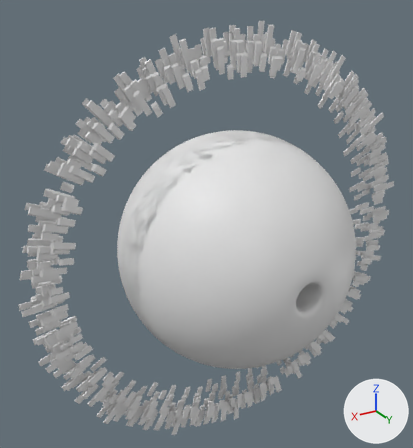
The Blender file RequiemProject/Assets/Resources/Prototyping/GenericModels/Planet2.blend, before and after one commit.
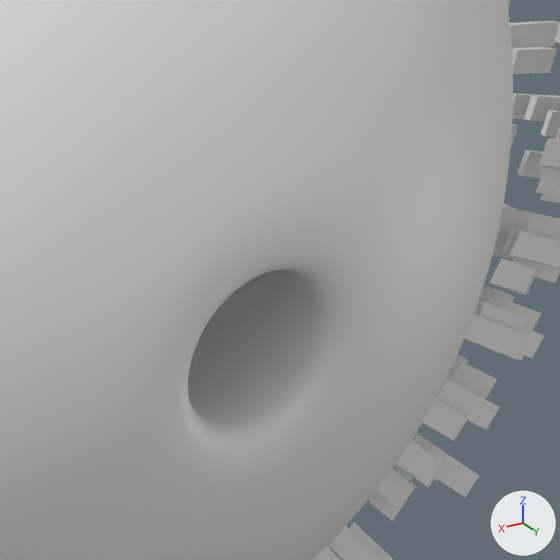
Old and new are each drawn whole from a camera (50 mm lens) standing at (249.0, 368.0, 213.0) and looking at (17.0, -20.0, 19.0) and again close up on the part from 63% to 88% of the width and 52% to 75% of the height. Every picture has the same lights, and +X, +Y and +Z are marked at lower right.

Objects in the first close-up: 'Planet'.
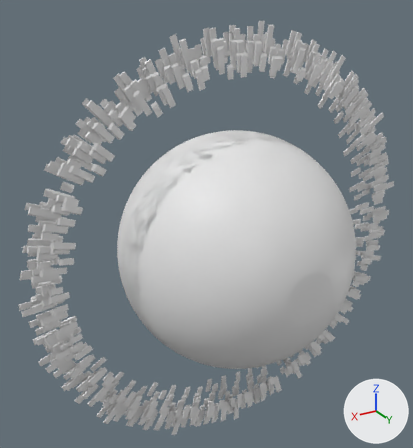
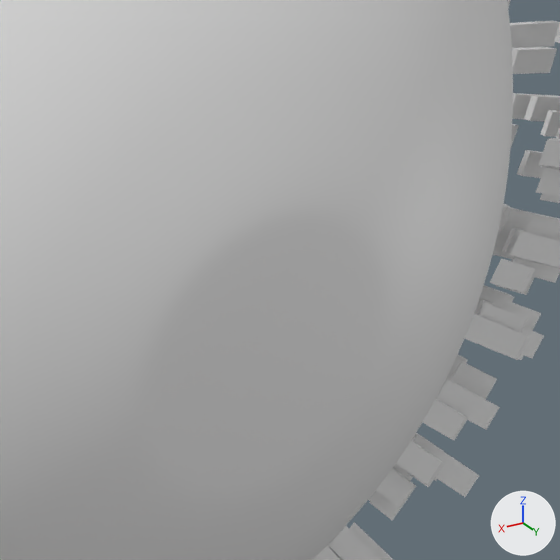
The newer file is also rescaled (x0.964) as a whole; pictures and numbers use the older file's frame.

Changed parts and their boxes [x1, y1, x2, y2] in the close-ups (560 x 560 px):
part 1 of me_planet, deleted
    before: [150, 223, 377, 488]

Diff of the bpy script that builds the scene:
```diff
--- a/RequiemProject/Assets/Resources/Prototyping/GenericModels/Planet2.blend.py
+++ b/RequiemProject/Assets/Resources/Prototyping/GenericModels/Planet2.blend.py
@@ me_planet @@
 # used by ob_planet; location = (0.0, 0.0, 0.0); scale = (1.04, 1.04, 1.04)
-me_planet.from_pydata(...)  # 20760 vertices, 19320 faces; spans x -177.0..176.0, y -95.0..95.0, z -177.0..177.0
+me_planet.from_pydata(...)  # 18360 vertices, 16772 faces; spans x -177.0..176.0, y -94.0..94.0, z -177.0..177.0
+# me_planet part 1: 2400 vertices removed from x -16.0..16.0, y -95.0..95.0, z -16.0..16.0
```
